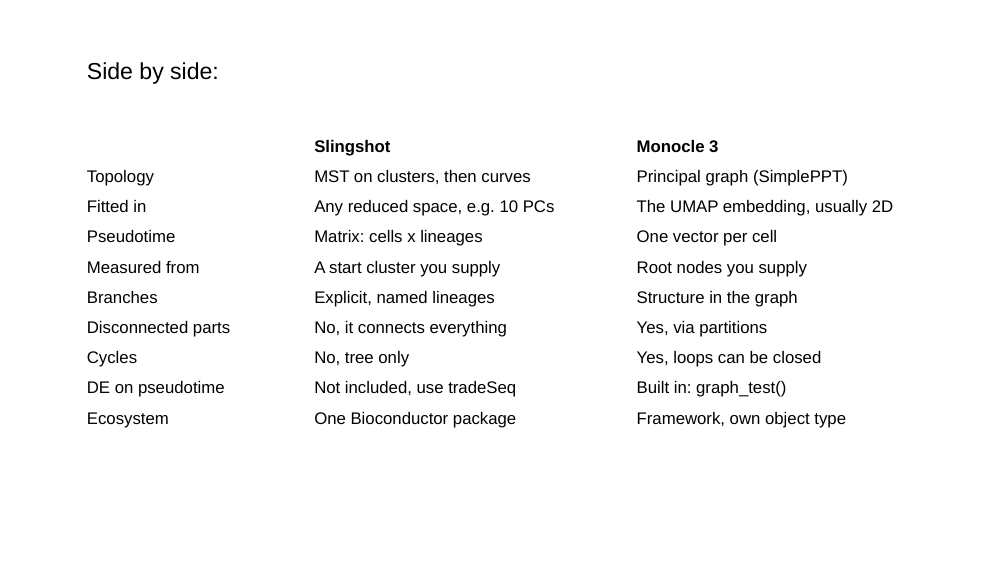
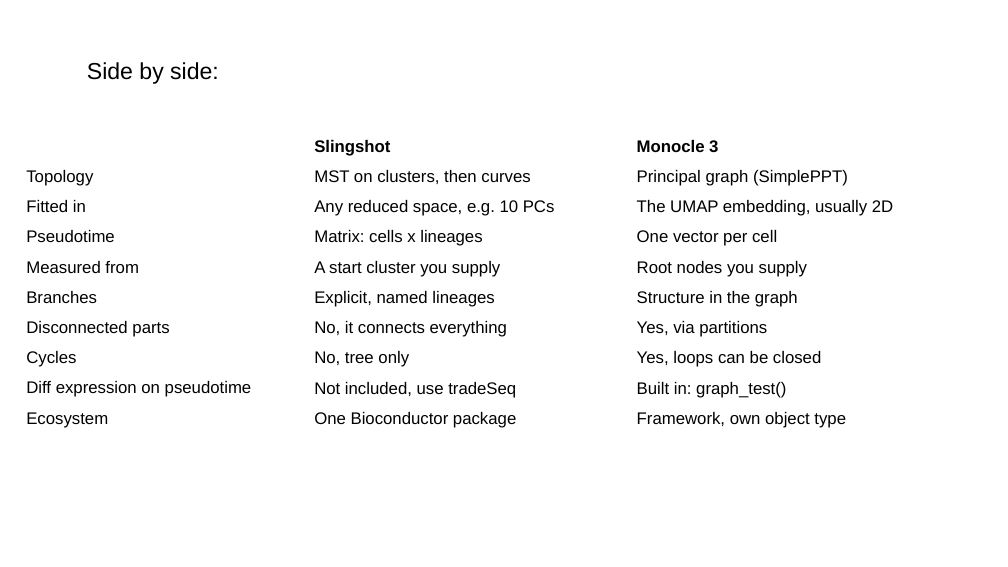
Before and after one commit to steverozen/handouts2026, a slide deck: slide 12 of wed_aug_5_morning_tutorials/Steve_Rozen_R_trajectory_inference_2026_08_05.pptx. Drawn at 1008x567 pixels with LibreOffice and Linux fonts; fonts in the diff are those of the drawing. Boxes give left, top, right and bottom in pixels: in the first picture for what was removed or moved away, otherwise in the second. Text is boxed around its words. In the diff, an @@ line names an element or a change of style, - is before the commit and + after.

```diff
--- a/wed_aug_5_morning_tutorials/Steve_Rozen_R_trajectory_inference_2026_08_05.pptx
+++ b/wed_aug_5_morning_tutorials/Steve_Rozen_R_trajectory_inference_2026_08_05.pptx
@@ text "Topology": place and size @@
-text "Topology" at bbox=[87, 170, 230, 428]
+text "Topology" at bbox=[26, 170, 252, 428]
@@ text at bbox=[26, 381, 252, 397]: text changed @@
-DE on pseudotime
+Diff expression on pseudotime
```
Also in this commit, not shown: 6 other slides changed, 15 other files.
